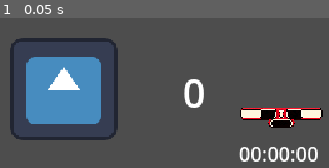
Above: before the commit, frame 1.
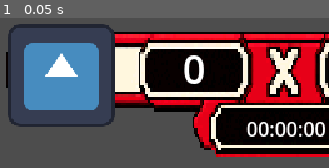
Above: after the commit, the same moment.

Repository: NexusMindCorp/fut-coin
Game: Godot game, scene res://scenes/ui/hub/hub.tscn
Same seed, same stepped clock (60 frames per second), same inputs: the game is played once before the commit and once after it. The project has no main scene, so this scene is started directly. The engine's default icon, where the game draws it, is replaced by a stand-in: a white triangle on a blue panel in a dark square.
Inputs:
- Up to frame 1 (0.05 s): no input

The runs differ from the first frame. In frame 1, 56% of the frame differs, in the area x 1-100%, y 4-96%.

Commit message:
corrige referências de textura e ajusta posições de elementos no hub.tscn

Diff:
--- a/scenes/ui/hub/hub.tscn
+++ b/scenes/ui/hub/hub.tscn
@@ -17,19 +17,20 @@
 
 [node name="Brazao2" type="Sprite2D" parent="Brazoes" unique_id=477537096]
 z_index = 1
-position = Vector2(520.93036, -1.5609741)
+position = Vector2(528.3721, -18.73175)
 scale = Vector2(0.9767444, 0.96341455)
 texture = ExtResource("1_1ldeg")
 
 [node name="Brazao1" type="Sprite2D" parent="Brazoes" unique_id=1441314137]
 z_index = 1
+position = Vector2(-2.9766846, -17.170715)
 scale = Vector2(0.99999994, 1)
 texture = ExtResource("1_1ldeg")
 
 [node name="Estrutura" type="Sprite2D" parent="." unique_id=389940401]
 process_priority = -1
-position = Vector2(602, 120.00001)
-scale = Vector2(0.20557085, 0.37292817)
+position = Vector2(603.73645, 101.22444)
+scale = Vector2(1.3858527, 2.262525)
 texture = ExtResource("2_hmy7e")
 
 [node name="Control" type="Control" parent="." unique_id=1458836710]
@@ -40,26 +41,26 @@
 
 [node name="p1" type="Label" parent="Control" unique_id=1982044214]
 layout_mode = 0
-offset_left = 666.0
-offset_top = 77.0
-offset_right = 706.0
-offset_bottom = 122.0
+offset_left = 669.0
+offset_top = 59.0
+offset_right = 709.0
+offset_bottom = 104.0
 text = "0"
 label_settings = SubResource("LabelSettings_yf5fn")
 
 [node name="p2" type="Label" parent="Control" unique_id=272623640]
 layout_mode = 0
 offset_left = 523.0
-offset_top = 77.0
+offset_top = 58.0
 offset_right = 568.0
-offset_bottom = 122.0
+offset_bottom = 103.0
 text = "0"
 label_settings = SubResource("LabelSettings_g4v7s")
 
 [node name="timer" type="Label" parent="Control" unique_id=1477439671]
 layout_mode = 0
-offset_left = 568.0
-offset_top = 137.0
-offset_right = 658.0
-offset_bottom = 164.0
+offset_left = 574.0
+offset_top = 117.0
+offset_right = 664.0
+offset_bottom = 144.0
 text = "00:00:00"
Not shown: 1 places in scenes/ui/hub/hub.tscn that only renumber resources
